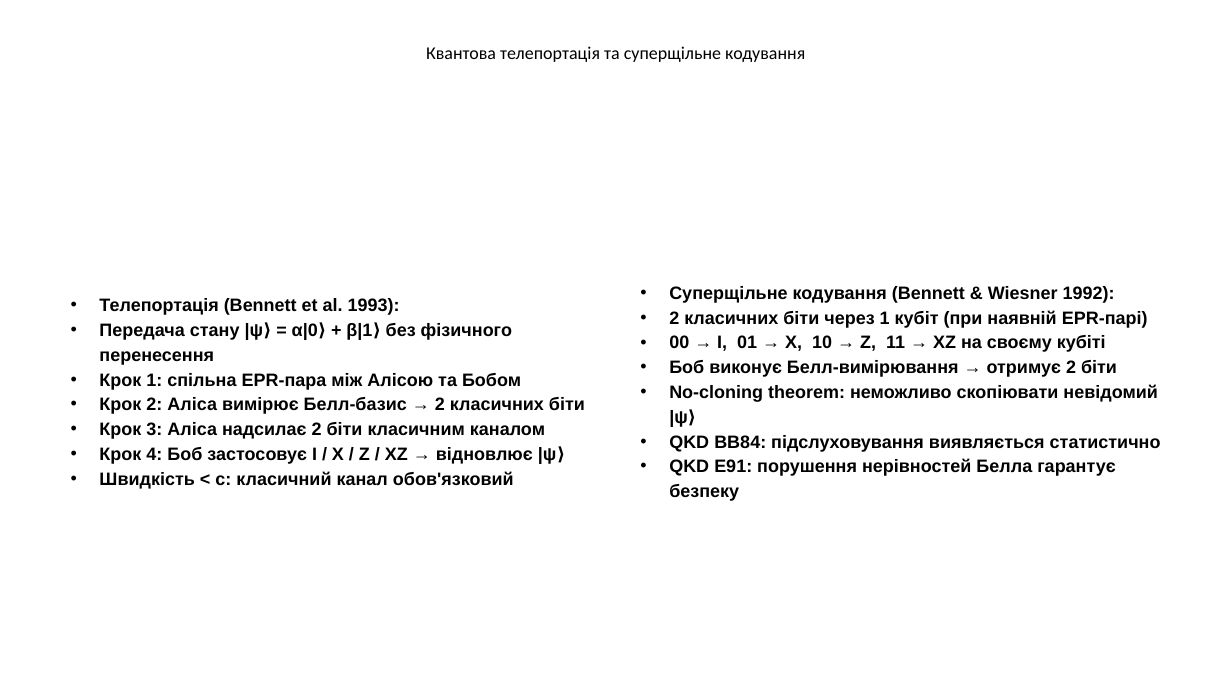
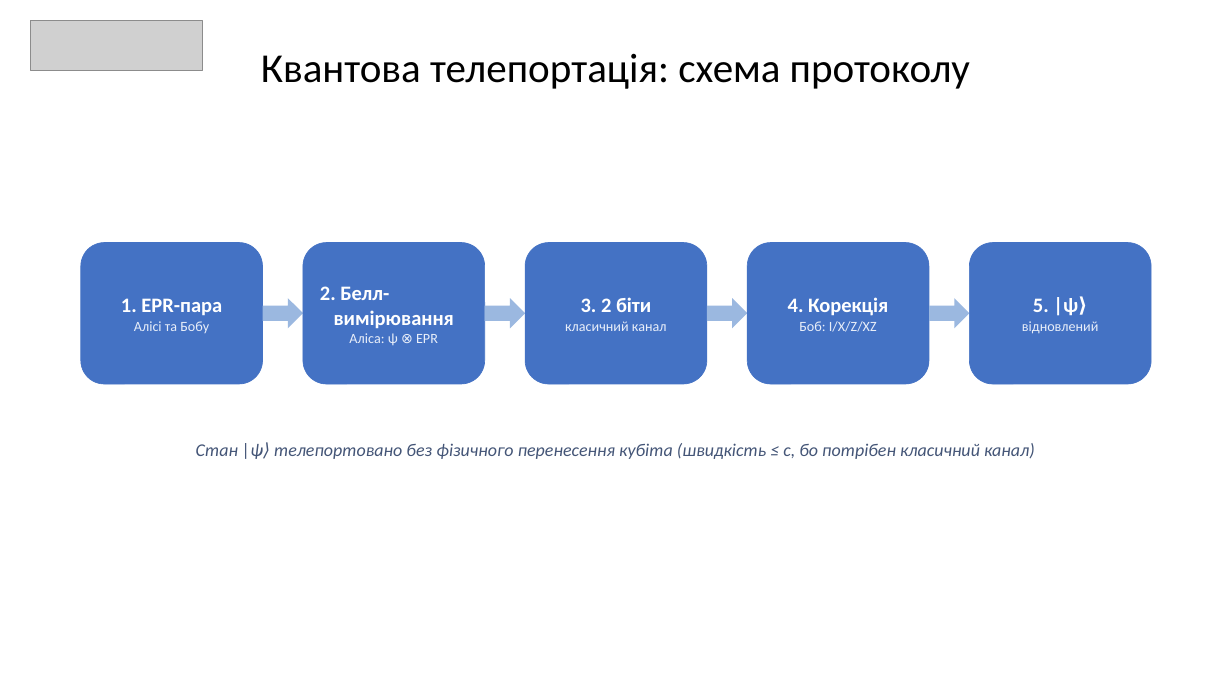
Before and after one commit to Andriykooo/ifntung-studies, a slide deck: slide 9 of Year 1/Постквантова криптографія/UA/2026/PPT/Презентація_1.pptx. Drawn at 1232x693 pixels with LibreOffice and Linux fonts; fonts in the diff are those of the drawing; grey boxes stand for pictures. Boxes give left, top, right and bottom in pixels: in the first picture for what was removed or moved away, otherwise in the second. Text is boxed around its words. In the diff, an @@ line names an element or a change of style, - is before the commit and + after.

```diff
--- a/Year 1/Постквантова криптографія/UA/2026/PPT/Презентація_1.pptx
+++ b/Year 1/Постквантова криптографія/UA/2026/PPT/Презентація_1.pptx
@@ picture added at [30, 20, 202, 70] @@
@@ text at [261, 53, 970, 89]: text changed; size 14 to 32 pt @@
-Квантова телепортація та суперщільне кодування
+Квантова телепортація: схема протоколу
@@ rounded rectangle added at [80, 242, 262, 384], fill #4472C4, outline #4472C4 0.5 pt, 11 pt, text #E8EEF9 @@
+1. EPR-пара
+Алісі та Бобу
@@ rounded rectangle added at [303, 242, 485, 384], fill #4472C4, outline #4472C4 0.5 pt, 16 pt, text #FFFFFF, bold @@
+2. Белл-
+вимірювання
+Аліса: ψ ⊗ EPR
@@ rounded rectangle added at [525, 242, 707, 384], fill #4472C4, outline #4472C4 0.5 pt, 11 pt, text #E8EEF9 @@
+3. 2 біти
+класичний канал
@@ rounded rectangle added at [748, 242, 930, 384], fill #4472C4, outline #4472C4 0.5 pt, 11 pt, text #E8EEF9 @@
+4. Корекція
+Боб: I/X/Z/XZ
@@ rounded rectangle added at [970, 242, 1152, 384], fill #4472C4, outline #4472C4 0.5 pt, 11 pt, text #E8EEF9 @@
+5. |ψ⟩
+відновлений
@@ text removed at [99, 298, 585, 489] @@
-• Телепортація (Bennett et al. 1993):
-• Передача стану |ψ⟩ = α|0⟩ + β|1⟩ без фізичного перенесення
-• Крок 1: спільна EPR-пара між Алісою та Бобом
-• Крок 2: Аліса вимірює Белл-базис → 2 класичних біти
-• Крок 3: Аліса надсилає 2 біти класичним каналом
-• Крок 4: Боб застосовує I / X / Z / XZ → відновлює |ψ⟩
-• Швидкість < c: класичний канал обов'язковий
@@ right arrow added at [262, 299, 303, 329], fill #9BB8E0 @@
@@ right arrow added at [485, 299, 526, 329], fill #9BB8E0 @@
@@ text removed at [669, 286, 1161, 501] @@
-• Суперщільне кодування (Bennett & Wiesner 1992):
-• 2 класичних біти через 1 кубіт (при наявній EPR-парі)
-• 00 → I, 01 → X, 10 → Z, 11 → XZ на своєму кубіті
-• Боб виконує Белл-вимірювання → отримує 2 біти
-• No-cloning theorem: неможливо скопіювати невідомий |ψ⟩
-• QKD BB84: підслуховування виявляється статистично
-• QKD E91: порушення нерівностей Белла гарантує безпеку
@@ right arrow added at [707, 299, 748, 329], fill #9BB8E0 @@
@@ right arrow added at [929, 299, 970, 329], fill #9BB8E0 @@
@@ text added at [196, 443, 1035, 459], 14 pt, text #445577, italic @@
+Стан |ψ⟩ телепортовано без фізичного перенесення кубіта (швидкість ≤ c, бо потрібен класичний канал)
```
Also in this commit, not shown: 11 other slides changed, 3 other files.
